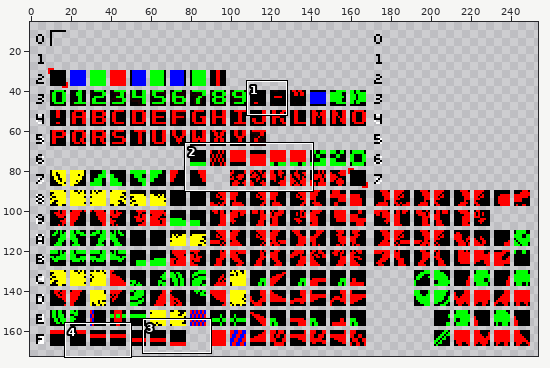
Edited in one commit: sprite sheet (SpriteRotate/newtiles.png). The picture above shows the old version from afar; the outline marks the close-up.
Close-up. Earlier state:
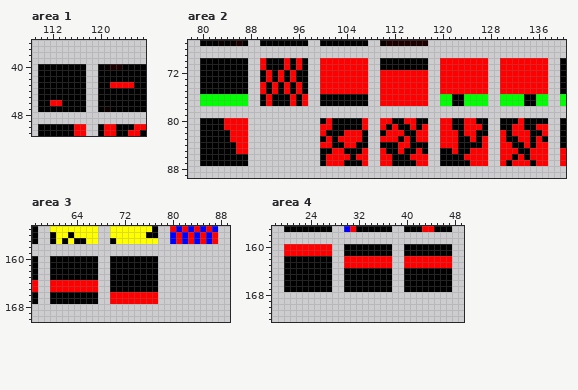
The file is 258x178 pixels. Pixels under 10% opacity are left out. Colours within 5 levels of each other are drawn and written as one. Shown: area 1: x 109..127, y 36..51; area 2: x 78..140, y 67..89; area 3: x 57..89, y 155..170; area 4: x 18..49, y 157..172. The wide view leaves out empty margins.
Now the later version:
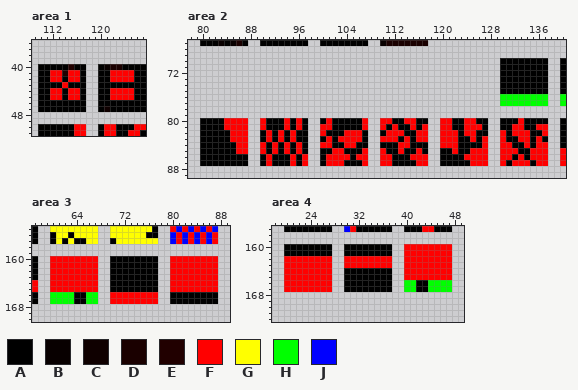
Palette (. is transparent): A #000000  B #080000  C #0f0000  D #1a0000  E #210000  F #ff0000  G #ffff00  H #00ff00  J #0000ff
Diff:
Changed rows in their new state; - is an unchanged pixel.
Area 1:
first column x 112:
40 ---E----------
41 FFEFF-----FFFF
42 FF-FF-----FFFF
43 --F-------AAAA
44 FF-FF-----FFFF
45 FF-FF-----FFFF
46 AA------------
Area 2:
first column x 80:
70 ........--........--........--........--........--AAAAAAAA
71 ........--........--........--........--........--AAAAAAAA
72 ........--........--........--........--........--AAAAAAAA
73 ........--........--........--........--........--AAAAAAAA
74 ........--........--........--........--........--AAAAAAAA
75 ........--........--........--........--........--AAAAAAAA
76 ........--........--........--........--........------HH--
77 ........--........--........--........--........------HH--
80 ----------FAAAFAFA----------------------------------------
81 ----------FAAAFAFA----------------------------------------
82 ----------AFAFAFAA----------------------------------------
83 ----------AFAFAFAA----------------------------------------
84 ----------FAFAFAFA----------------------------------------
85 ----------FAFAFAFA----------------------------------------
86 ----------AFAAAFAF----------------------------------------
87 ----------AFAAAFAF----------------------------------------
Area 3:
first column x 60:
160 FFFFFFFF------------FFFFFFFF
161 FFFFFFFF------------FFFFFFFF
162 FFFFFFFF------------FFFFFFFF
163 FFFFFFFF------------FFFFFFFF
164 --------------------FFFFFFFF
165 --------------------FFFFFFFF
166 HHHH--HH------------AAAAAAAA
167 HHHH--HH------------AAAAAAAA
Area 4:
first column x 20:
160 AAAAAAAA------------FFFFFFFF
161 AAAAAAAA------------FFFFFFFF
162 FFFFFFFF--------------------
163 FFFFFFFF--------------------
164 FFFFFFFF------------FFFFFFFF
165 FFFFFFFF------------FFFFFFFF
166 FFFFFFFF------------HH--HHHH
167 FFFFFFFF------------HH--HHHH
Changed places in both close-ups, as pixel boxes (x1, y1, x2, y2):
changed: (50, 64, 80, 106)
changed: (110, 70, 134, 100)
changed: (200, 58, 548, 166)
changed: (50, 256, 98, 304)
added: (170, 256, 218, 304)
changed: (284, 244, 332, 292)
changed: (404, 244, 452, 292)
